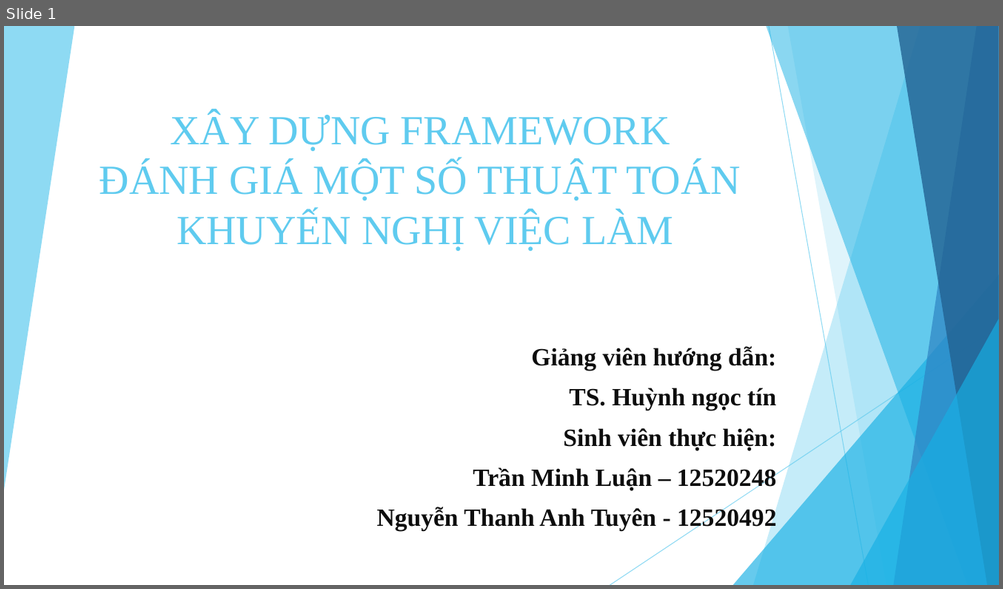
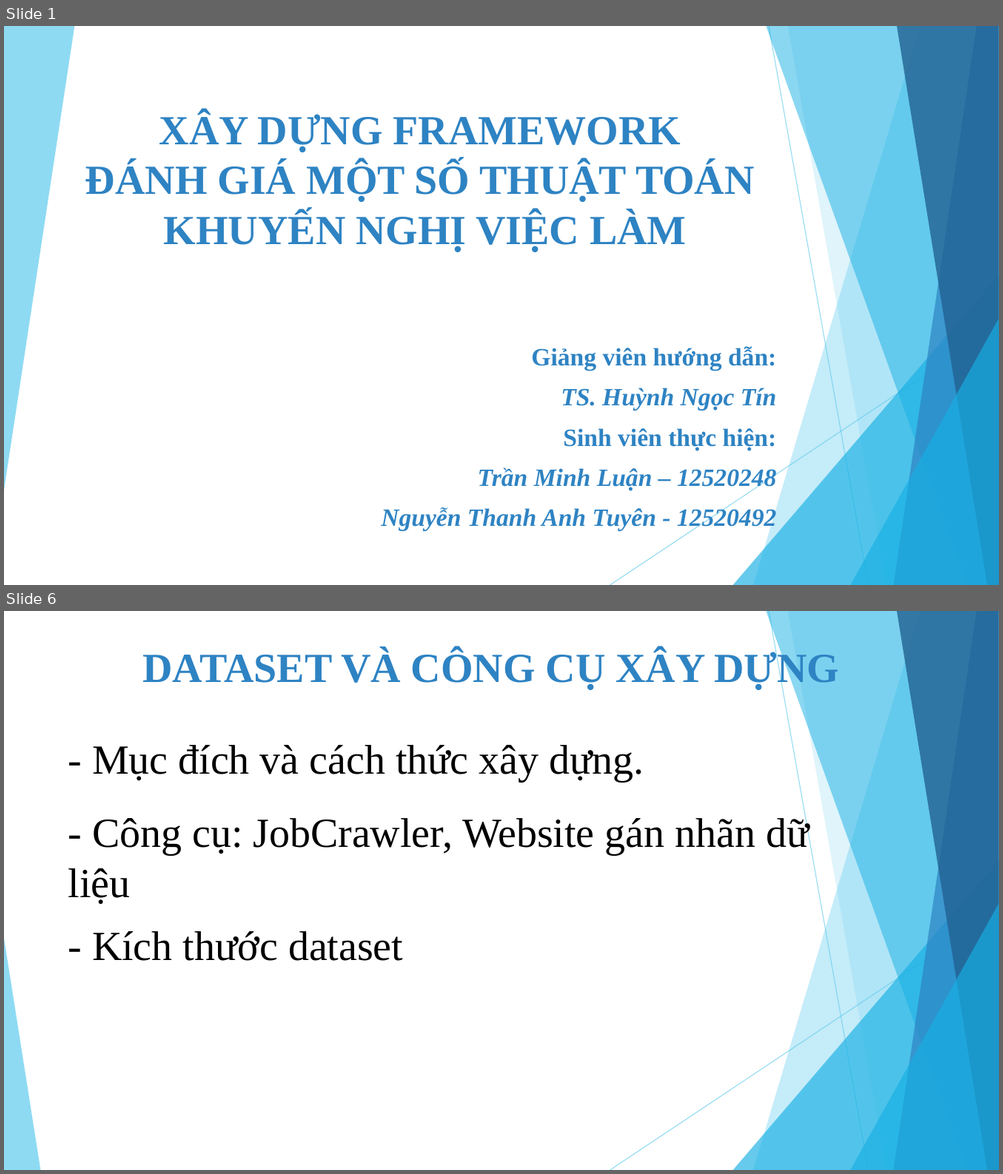
Before and after one commit to tuyennta/JobRecSys, a slide deck: Documents/Báo cáo/Bao cao KLTN_2.pptx. Shown one above the other, each under a label of ours: slide 1 before the commit, slides 1 and 6 after it; the slides between them are not shown. The pictures are 1003x589 and 1003x1174 pixels, drawn with LibreOffice and Linux fonts; fonts in the diff are those of the drawing. Boxes give left, top, right and bottom in pixels: in the first picture for what was removed or moved away, otherwise in the second. Text is boxed around its words. In the diff, an @@ line names an element or a change of style, - is before the commit and + after.

```diff
--- a/Documents/Báo cáo/Bao cao KLTN_2.pptx
+++ b/Documents/Báo cáo/Bao cao KLTN_2.pptx
@@ slide 6 added at [4, 611, 999, 1170], background #FFFFFF; not listed: 9 template elements that a slide beside it also shows @@
@@ text added at [142, 650, 839, 690], 40 pt, text #2E83C3, bold @@
+DATASET VÀ CÔNG CỤ XÂY DỰNG
@@ text added at [92, 745, 643, 782], 40 pt, text #000000 @@
+- Mục đích và cách thức xây dựng.
@@ text added at [68, 815, 808, 905], 40 pt, text #000000 @@
+- Công cụ: JobCrawler, Website gán nhãn dữ liệu
@@ triangle added at [4, 939, 40, 1170], fill #5FCBEF at 70% opacity @@
@@ text added at [92, 931, 403, 961], 40 pt, text #000000 @@
+- Kích thước dataset
@@ slide 1 changed as well @@
@@ title "XÂY DỰNG FRAMEWORK ĐÁNH GIÁ ..." at [85, 113, 754, 252]: text colour #5FCBEF to #2E83C3, bold on @@
@@ subtitle at [381, 346, 777, 531]: text colour #0D0D0D to #2E83C3 in "Giảng viên hướng dẫn:", "Sinh viên thực hiện:", "Trần Minh Luận – 12520248", "Nguyễn Thanh Anh Tuyên - 12520492"; italic on in "Trần Minh Luận – 12520248", "Nguyễn Thanh Anh Tuyên - 12520492" @@
@@ subtitle at [560, 388, 777, 411]: text changed; text colour #0D0D0D to #2E83C3; italic on @@
-TS. Huỳnh ngọc tín
+TS. Huỳnh Ngọc Tín
```
Also in this commit, not shown: 3 other slides changed, 7 other slides added, 2 slides removed.
